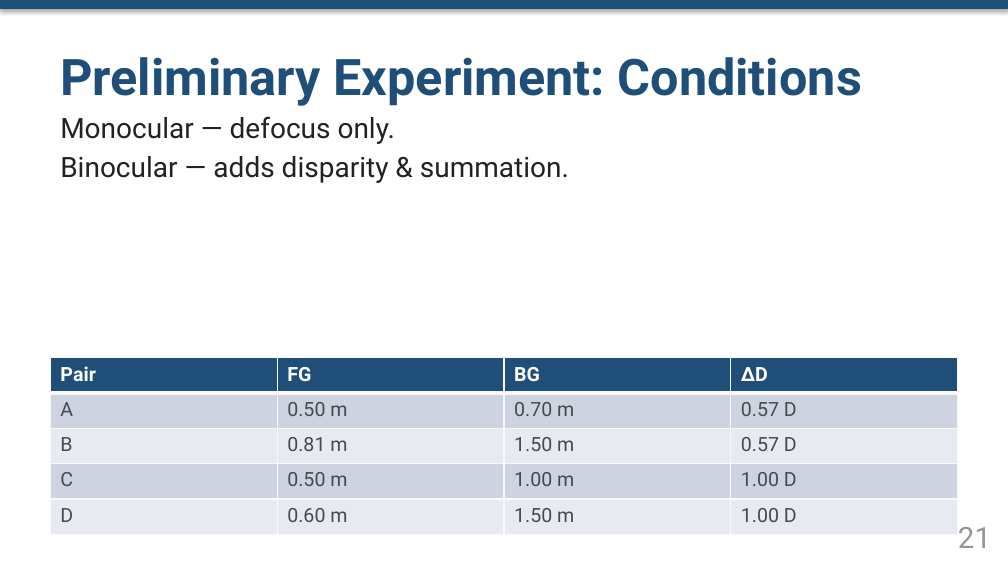
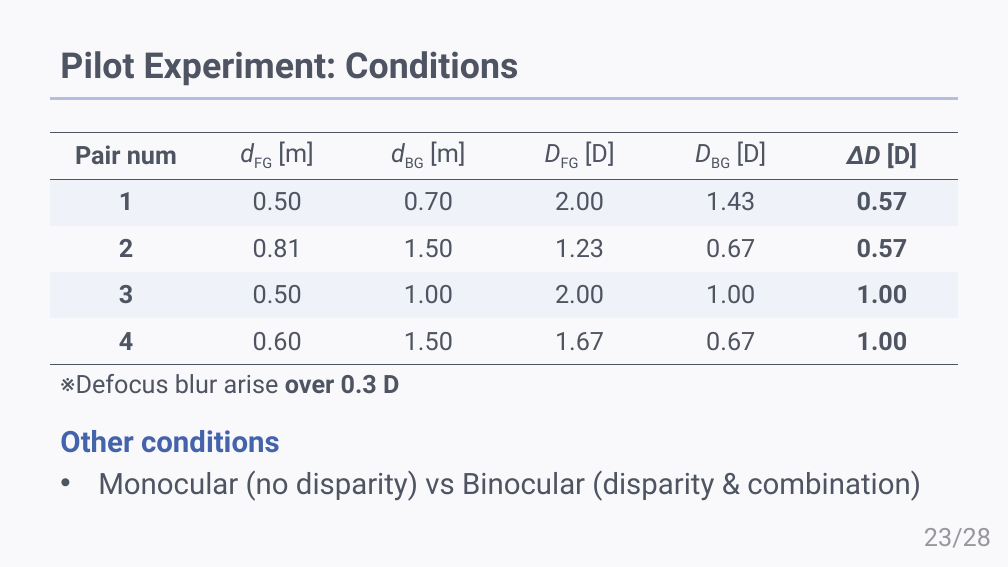
Before and after one commit to HAMADAKAZUKI2423/lab, a slide deck: slide 23 of papers/Rinko2026S/rinko2026S.pptx (slide 21 before the commit). Drawn at 1008x567 pixels with LibreOffice and Linux fonts; fonts in the diff are those of the drawing. Boxes give left, top, right and bottom in pixels: in the first picture for what was removed or moved away, otherwise in the second. Text is boxed around its words. In the diff, an @@ line names an element or a change of style, - is before the commit and + after.

```diff
--- a/papers/Rinko2026S/rinko2026S.pptx
+++ b/papers/Rinko2026S/rinko2026S.pptx
@@ background #FFFFFF to #F9F9FB @@
@@ rectangle removed at [0, 0, 1008, 8] @@
@@ title "Pilot Experiment: Conditions" at [60, 51, 518, 86]: vertical alignment top to middle @@
@@ title at [60, 51, 518, 86]: text changed; size 36 to 25.5 pt; text colour #1F4E79 to #4E5461 @@
-Preliminary Experiment: Conditions
+Pilot Experiment: Conditions
@@ line added from (50, 99) to (958, 99), #B1C0DE 2 pt @@
@@ text removed at [60, 116, 569, 183] @@
-Monocular — defocus only.
-Binocular — adds disparity & summation.
@@ table added at [50, 133, 958, 365], 5 rows, 6 columns @@
+Pair num | dFG [m] | dBG [m] | DFG [D] | DBG [D] | ΔD [D]
+1 | 0.50 | 0.70 | 2.00 | 1.43 | 0.57
+2 | 0.81 | 1.50 | 1.23 | 0.67 | 0.57
+3 | 0.50 | 1.00 | 2.00 | 1.00 | 1.00
+4 | 0.60 | 1.50 | 1.67 | 0.67 | 1.00
@@ table removed at [50, 358, 958, 534], 5 rows, 4 columns @@
-Pair | FG | BG | ΔD
-A | 0.50 m | 0.70 m | 0.57 D
-B | 0.81 m | 1.50 m | 0.57 D
-C | 0.50 m | 1.00 m | 1.00 D
-D | 0.60 m | 1.50 m | 1.00 D
@@ text added at [60, 374, 399, 393], 18 pt, text #4E5461 @@
+※Defocus blur arise over 0.3 D
@@ text added at [60, 430, 921, 501], 21 pt, text #4E5461 @@
+Other conditions
+• Monocular (no disparity) vs Binocular (disparity & combination)
@@ page number at [924, 528, 991, 548]: text changed; size 21 to 18 pt; text colour #959697 to #97999E @@
-21
+23/28
```
Also in this commit, not shown: 12 other slides changed, 15 slides added, 12 slides removed, 5 other files.
